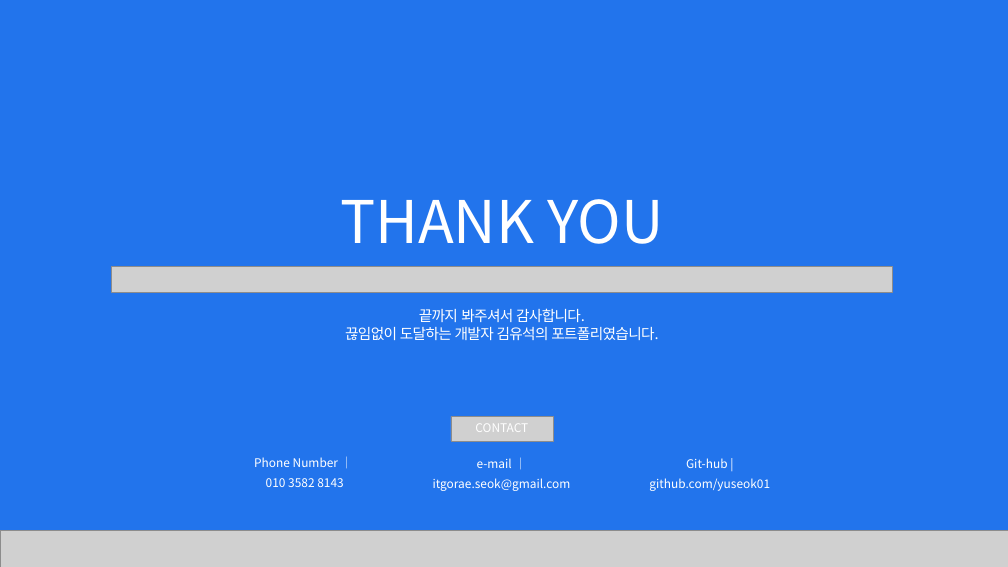
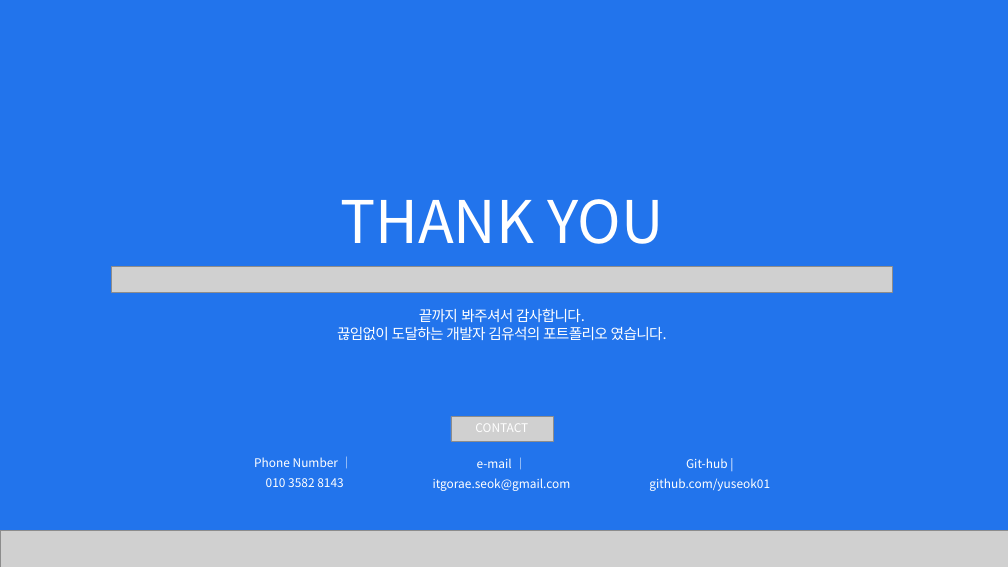
Before and after one commit to yuseok01/itgorae, a slide deck: slide 6 of ppt/김유석 포트폴리오_.pptx. Drawn at 1008x567 pixels with LibreOffice and Linux fonts; fonts in the diff are those of the drawing; grey boxes stand for pictures. Boxes give left, top, right and bottom in pixels: in the first picture for what was removed or moved away, otherwise in the second. Text is boxed around its words. In the diff, an @@ line names an element or a change of style, - is before the commit and + after.

```diff
--- a/ppt/김유석 포트폴리오_.pptx
+++ b/ppt/김유석 포트폴리오_.pptx
@@ text at [337,327,667,340]: text changed @@
-끊임없이 도달하는 개발자 김유석의 포트폴리였습니다.
+끊임없이 도달하는 개발자 김유석의 포트폴리오 였습니다.
```
Also in this commit, not shown: 5 other slides changed, 3 other files.
